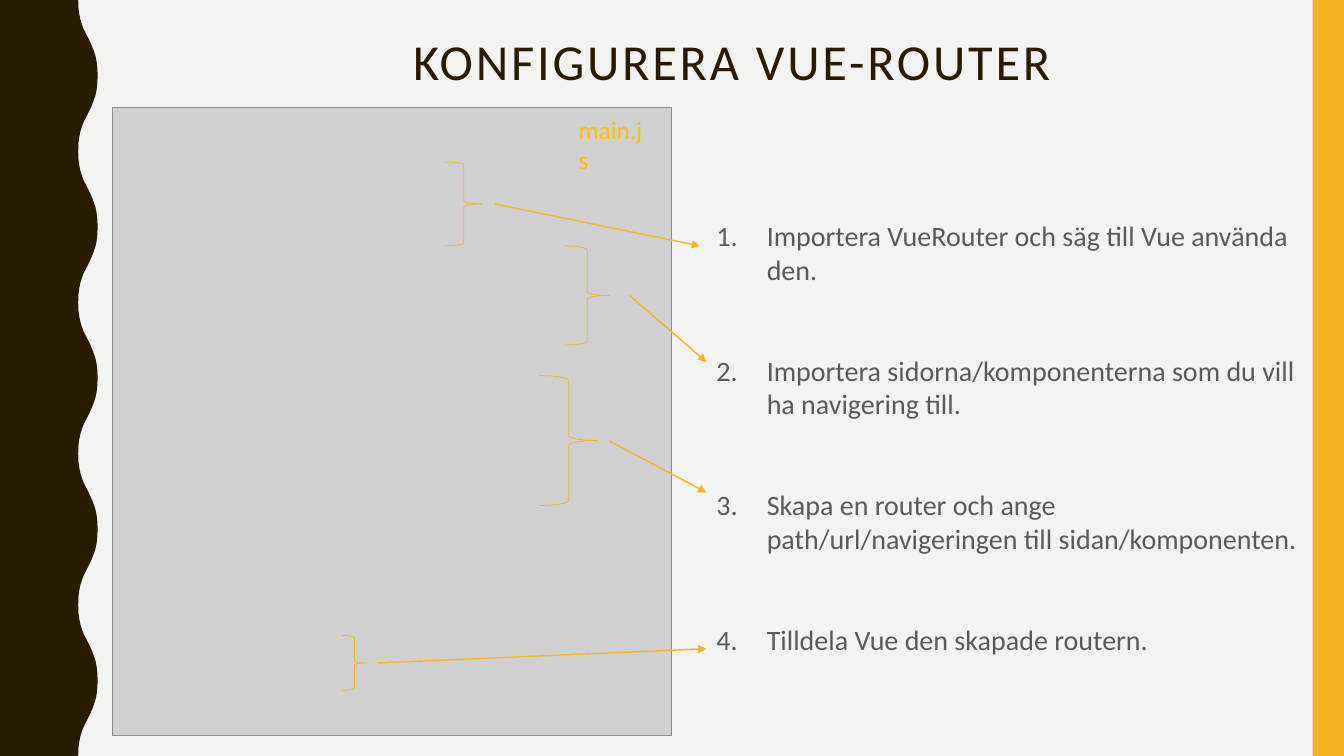
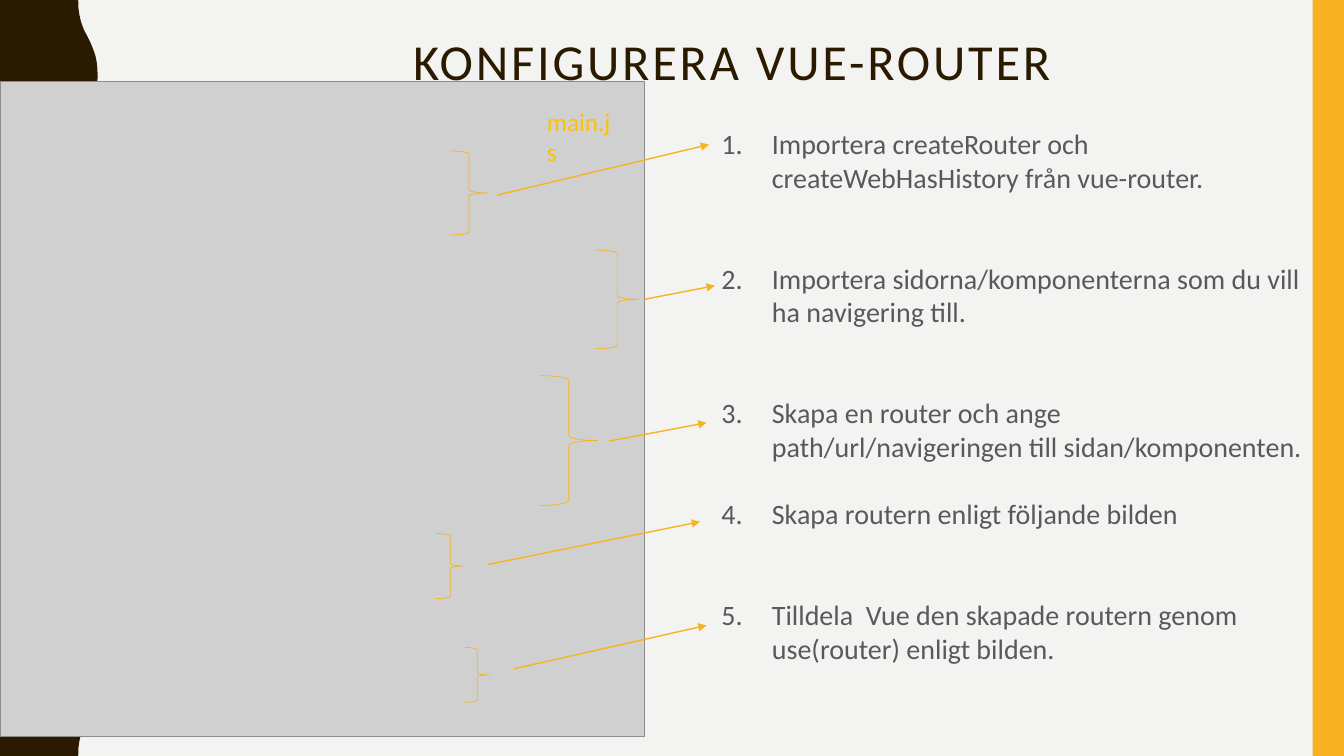
Before and after one commit to abbjetmus/programmering, a slide deck: slide 6 of Vue/Vue-Router.pptx. Drawn at 1344x756 pixels with LibreOffice and Linux fonts; fonts in the diff are those of the drawing; grey boxes stand for pictures. Boxes give left, top, right and bottom in pixels: in the first picture for what was removed or moved away, otherwise in the second. Text is boxed around its words. In the diff, an @@ line names an element or a change of style, - is before the commit and + after.

Commit message:
latest

```diff
--- a/Vue/Vue-Router.pptx
+++ b/Vue/Vue-Router.pptx
@@ picture: place and size @@
-picture at (113,107,673,736)
+picture at (1,81,645,736)
@@ text "main.js": place and size @@
-text "main.js" at (579,121,643,144)
+text "main.js" at (547,113,611,136)
@@ arrow moved from (495, 204) - (700, 246) to (497, 196) - (709, 144) @@
@@ text "Importera createRouter och createWebHasHistory från ...": place and size @@
-text "Importera createRouter och createWebHasHistory från ..." at (767,226,1297,655)
+text "Importera createRouter och createWebHasHistory från ..." at (772,134,1302,664)
@@ text at (772,134,1203,193): text changed @@
-1. Importera VueRouter och säg till Vue använda den.
+1. Importera createRouter och createWebHasHistory från vue-router.
@@ right brace: place and size @@
-right brace at (445,162,482,246)
+right brace at (451,151,488,235)
@@ right brace: place and size @@
-right brace at (566,246,610,345)
+right brace at (595,250,639,349)
@@ arrow moved from (630, 295) - (707, 362) to (644, 299) - (715, 285) @@
@@ arrow moved from (610, 442) - (707, 493) to (610, 442) - (707, 422) @@
@@ text at (772,504,1237,664): text changed @@
-4. Tilldela Vue den skapade routern.
+4. Skapa routern enligt följande bilden
+5. Tilldela Vue den skapade routern genom use(router) enligt bilden.
@@ right brace added at (436,533,465,599), outline #F8B323 0.5 pt @@
@@ arrow added from (488, 565) to (700, 522), #F8B323 1 pt @@
@@ arrow moved from (378, 663) - (707, 649) to (514, 668) - (707, 625) @@
@@ right brace: place and size @@
-right brace at (342,635,366,690)
+right brace at (465,647,489,702)
```
Also in this commit, not shown: 1 other slide changed.
